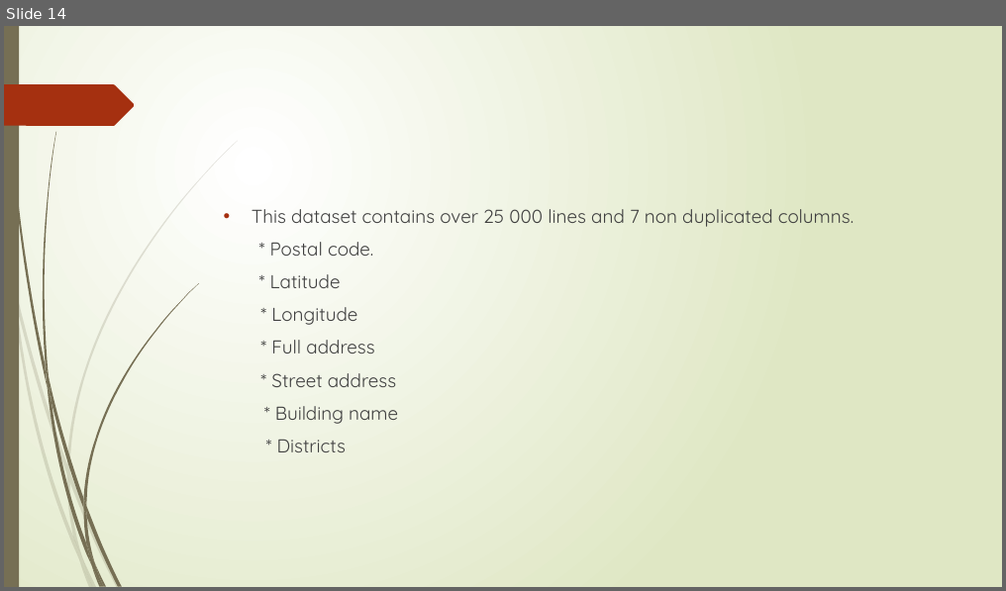
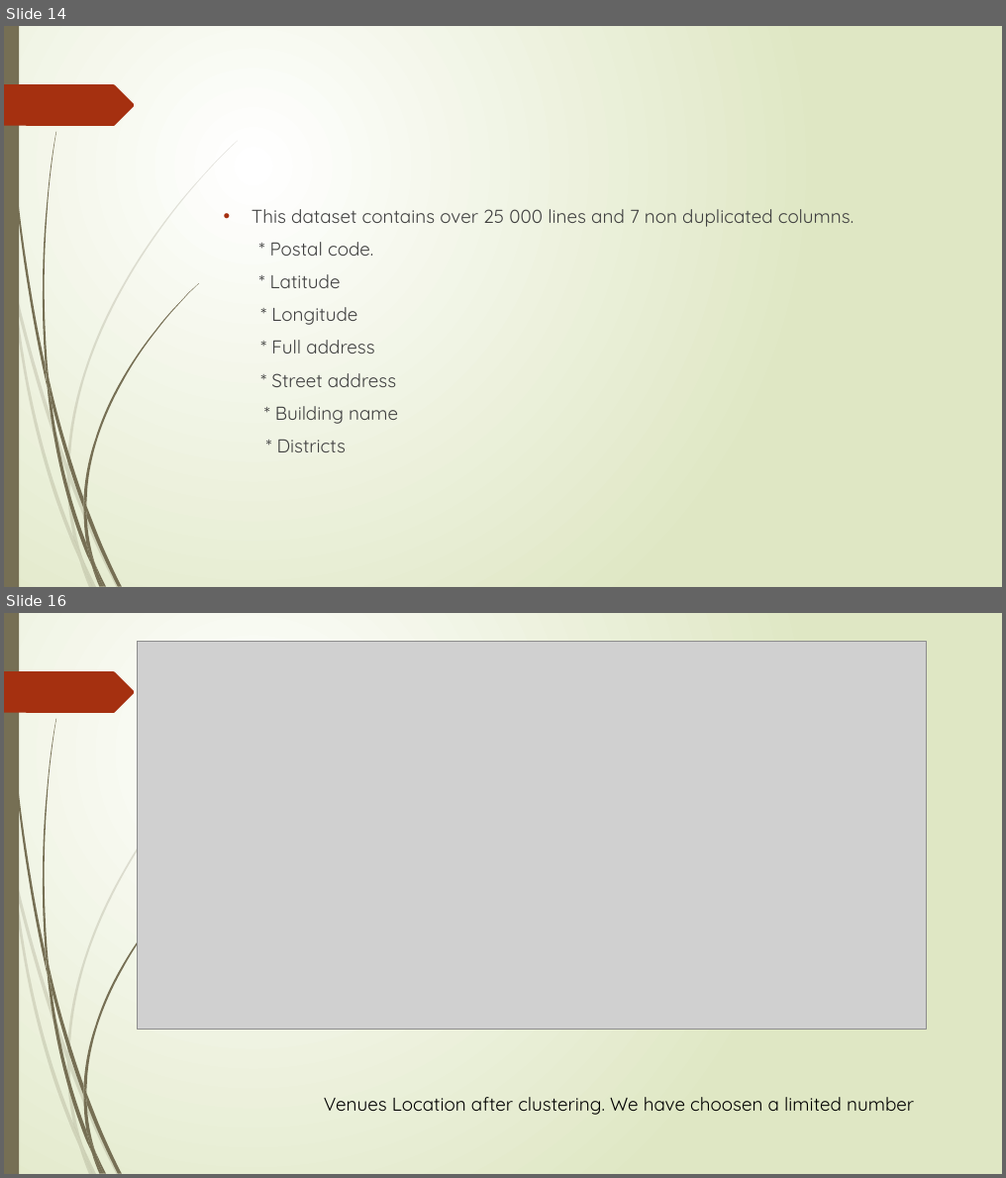
Before and after one commit to mehdimasri/CapstoneWeek4, a slide deck: Project Pin Pointer.pptx. Shown one above the other, each under a label of ours: slide 14 before the commit, slides 14 and 16 after it; the slides between them are not shown. The pictures are 1006x591 and 1006x1178 pixels, drawn with LibreOffice and Linux fonts; fonts in the diff are those of the drawing; grey boxes stand for pictures. Boxes give left, top, right and bottom in pixels: in the first picture for what was removed or moved away, otherwise in the second. Text is boxed around its words. In the diff, an @@ line names an element or a change of style, - is before the commit and + after.

```diff
--- a/Project Pin Pointer.pptx
+++ b/Project Pin Pointer.pptx
@@ slide 16 added at (4, 613, 1002, 1174), background gradient #FFFFFF to #DFE8C4; not listed: 24 template elements that a slide beside it also shows @@
@@ picture added at (138, 642, 927, 1029) @@
@@ text added at (324, 1097, 914, 1115), 18 pt, text #000000 @@
+Venues Location after clustering. We have choosen a limited number
```
Also in this commit, not shown: 1 slide changed, 3 other slides added.
